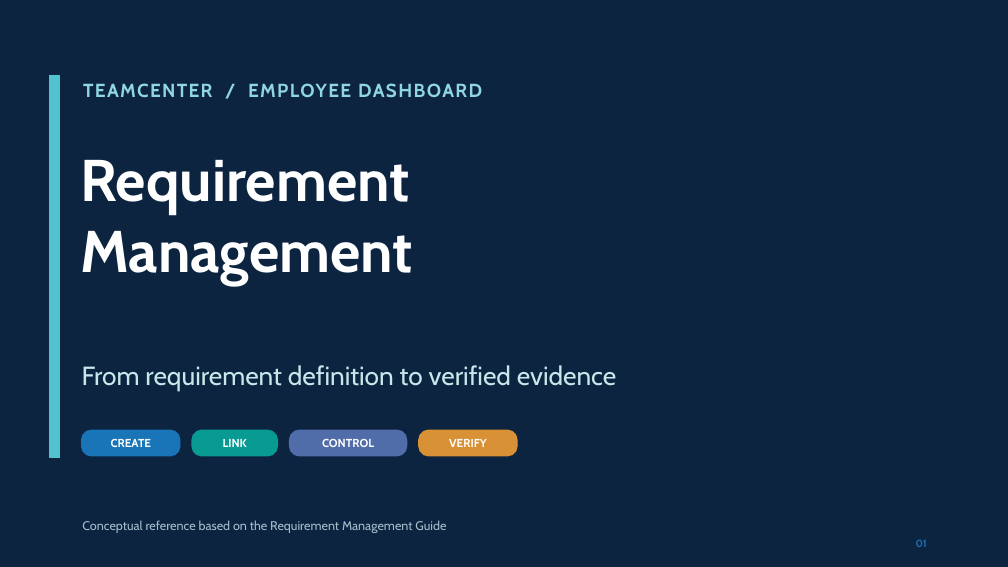
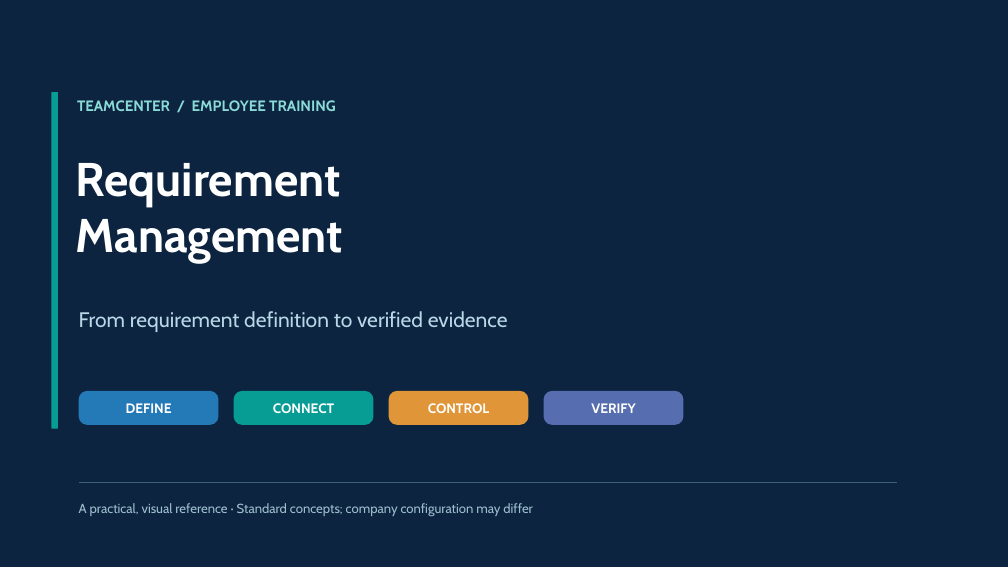
Before and after one commit to erik-john/tc-requirements, a slide deck: slide 1 of Requirement_Management_Employee_Training.pptx. Drawn at 1008x567 pixels with LibreOffice and Linux fonts; fonts in the diff are those of the drawing. Boxes give left, top, right and bottom in pixels: in the first picture for what was removed or moved away, otherwise in the second. Text is boxed around its words. In the diff, an @@ line names an element or a change of style, - is before the commit and + after.

```diff
--- a/Requirement_Management_Employee_Training.pptx
+++ b/Requirement_Management_Employee_Training.pptx
@@ rectangle resized from (x1=50, y1=76, x2=60, y2=457) to (x1=51, y1=92, x2=58, y2=429) @@
@@ rectangle at (x1=51, y1=92, x2=58, y2=429): fill #50C3CE to #079C94; outline #50C3CE 1 pt to none @@
@@ text at (x1=77, y1=100, x2=336, y2=111): text changed; size 18 to 14.3 pt; text colour #8FD6DE to #8ADBD7 @@
-TEAMCENTER / EMPLOYEE DASHBOARD
+TEAMCENTER / EMPLOYEE TRAINING
@@ text "Requirement" at (x1=76, y1=163, x2=343, y2=263): size 56 to 45 pt @@
@@ text "From requirement definition to verified ..." moved from (x1=82, y1=365, x2=617, y2=391) to (x1=79, y1=311, x2=508, y2=332) @@
@@ text "From requirement definition to verified ..." at (x1=79, y1=311, x2=508, y2=332): size 25 to 20 pt, text colour #C7E8EB to #B9D8E7 @@
@@ rounded rectangle resized from (x1=82, y1=430, x2=180, y2=456) to (x1=79, y1=391, x2=219, y2=425) @@
@@ rounded rectangle at (x1=79, y1=391, x2=219, y2=425): fill #1975B8 to #2479B7; outline #1975B8 1.15 pt to none; proportions changed @@
@@ text at (x1=126, y1=403, x2=172, y2=413): text changed; size 11 to 13 pt @@
-CREATE
+DEFINE
@@ rounded rectangle resized from (x1=192, y1=430, x2=278, y2=456) to (x1=234, y1=391, x2=374, y2=425) @@
@@ rounded rectangle at (x1=234, y1=391, x2=374, y2=425): fill #079B93 to #079C94; outline #079B93 1.15 pt to none; proportions changed @@
@@ text at (x1=273, y1=403, x2=334, y2=414): text changed; size 11 to 13 pt @@
-LINK
+CONNECT
@@ text "CONTROL" moved from (x1=322, y1=439, x2=374, y2=447) to (x1=428, y1=403, x2=489, y2=413) @@
@@ text "CONTROL" at (x1=428, y1=403, x2=489, y2=413): size 11 to 13 pt @@
@@ rounded rectangle resized from (x1=290, y1=430, x2=407, y2=456) to (x1=389, y1=391, x2=529, y2=425) @@
@@ rounded rectangle at (x1=389, y1=391, x2=529, y2=425): fill #506DAA to #DF9538; outline #506DAA 1.15 pt to none; proportions changed @@
@@ text "VERIFY" at (x1=591, y1=403, x2=635, y2=413): size 11 to 13 pt @@
@@ text "VERIFY" moved from (x1=449, y1=439, x2=487, y2=447) to (x1=591, y1=403, x2=635, y2=413) @@
@@ rounded rectangle resized from (x1=419, y1=430, x2=517, y2=456) to (x1=544, y1=391, x2=684, y2=425) @@
@@ rounded rectangle at (x1=544, y1=391, x2=684, y2=425): fill #D99136 to #566EAF; outline #D99136 1.15 pt to none; proportions changed @@
@@ line added from (79, 482) to (898, 482), #3D6178 1 pt @@
@@ text added at (x1=79, y1=503, x2=532, y2=516), 12.5 pt, text #9DBECF @@
+A practical, visual reference · Standard concepts; company configuration may differ
@@ text removed at (x1=82, y1=520, x2=446, y2=533) @@
-Conceptual reference based on the Requirement Management Guide
@@ text removed at (x1=916, y1=539, x2=927, y2=547) @@
-01
```
Also in this commit, not shown: 34 other slides changed, 1 slide added, 1 slide removed, 1 other file.
